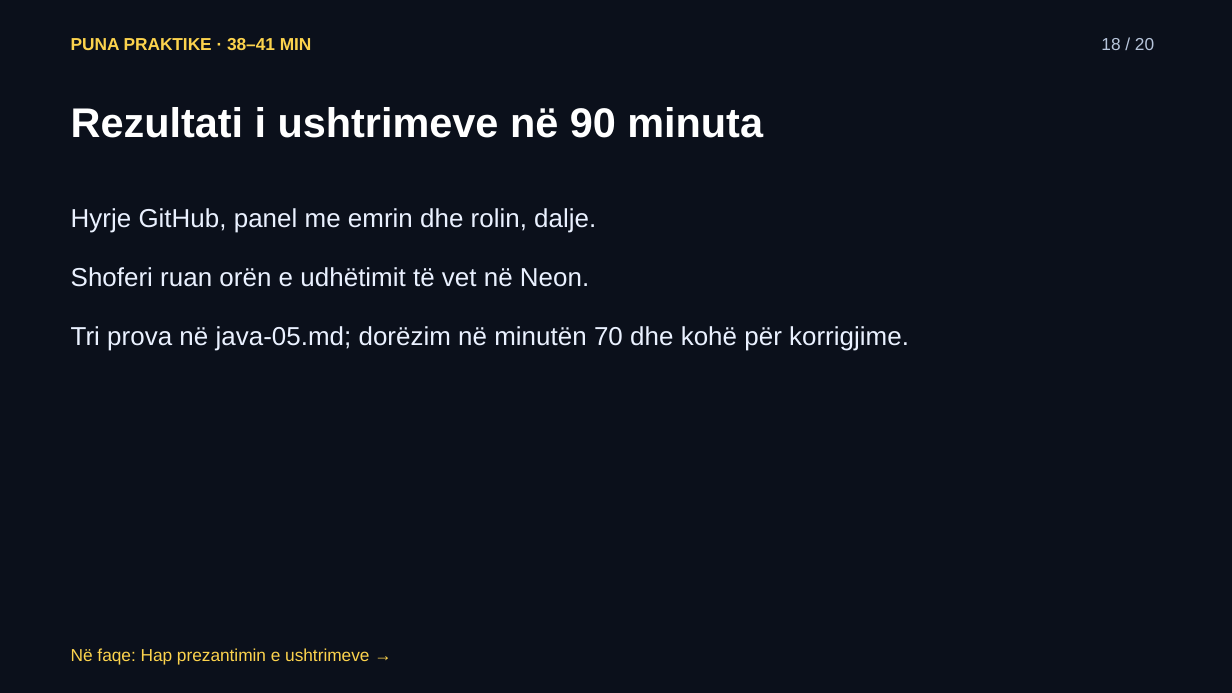
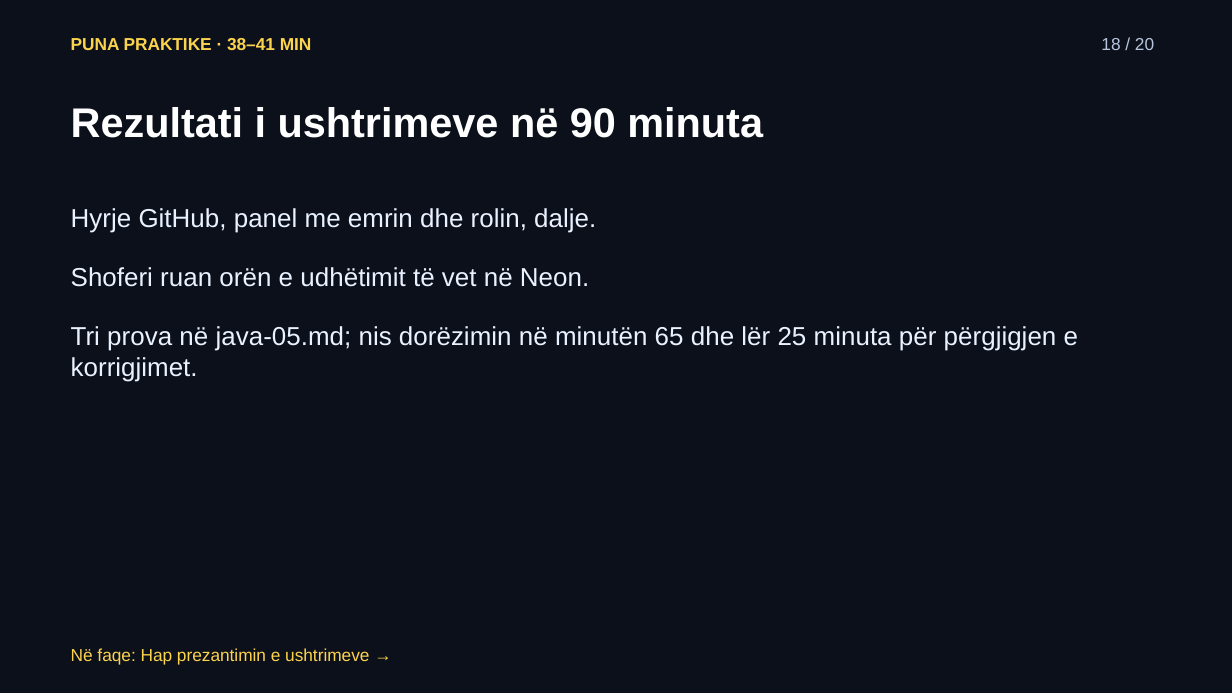
Before and after one commit to arbenl/arbenl.github.io, a slide deck: slide 18 of lendet/2026-2027/mobile/lectures/ligjerata-05-hyrja-lejet-rideshare-2026.pptx. Drawn at 1232x693 pixels with LibreOffice and Linux fonts; fonts in the diff are those of the drawing. Boxes give left, top, right and bottom in pixels: in the first picture for what was removed or moved away, otherwise in the second. Text is boxed around its words. In the diff, an @@ line names an element or a change of style, - is before the commit and + after.

```diff
--- a/lendet/2026-2027/mobile/lectures/ligjerata-05-hyrja-lejet-rideshare-2026.pptx
+++ b/lendet/2026-2027/mobile/lectures/ligjerata-05-hyrja-lejet-rideshare-2026.pptx
@@ text at [71,326,1078,382]: text changed @@
-Tri prova në java-05.md; dorëzim në minutën 70 dhe kohë për korrigjime.
+Tri prova në java-05.md; nis dorëzimin në minutën 65 dhe lër 25 minuta për përgjigjen e korrigjimet.
```
Also in this commit, not shown: 24 other files.
